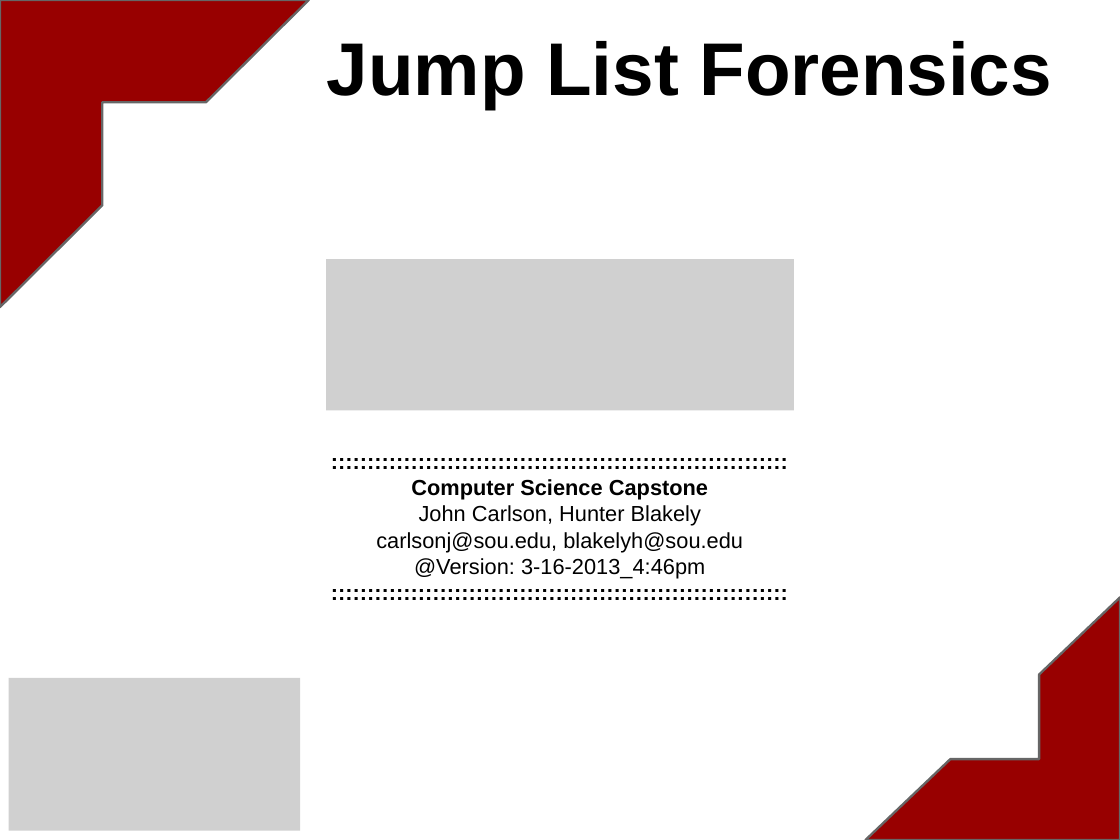
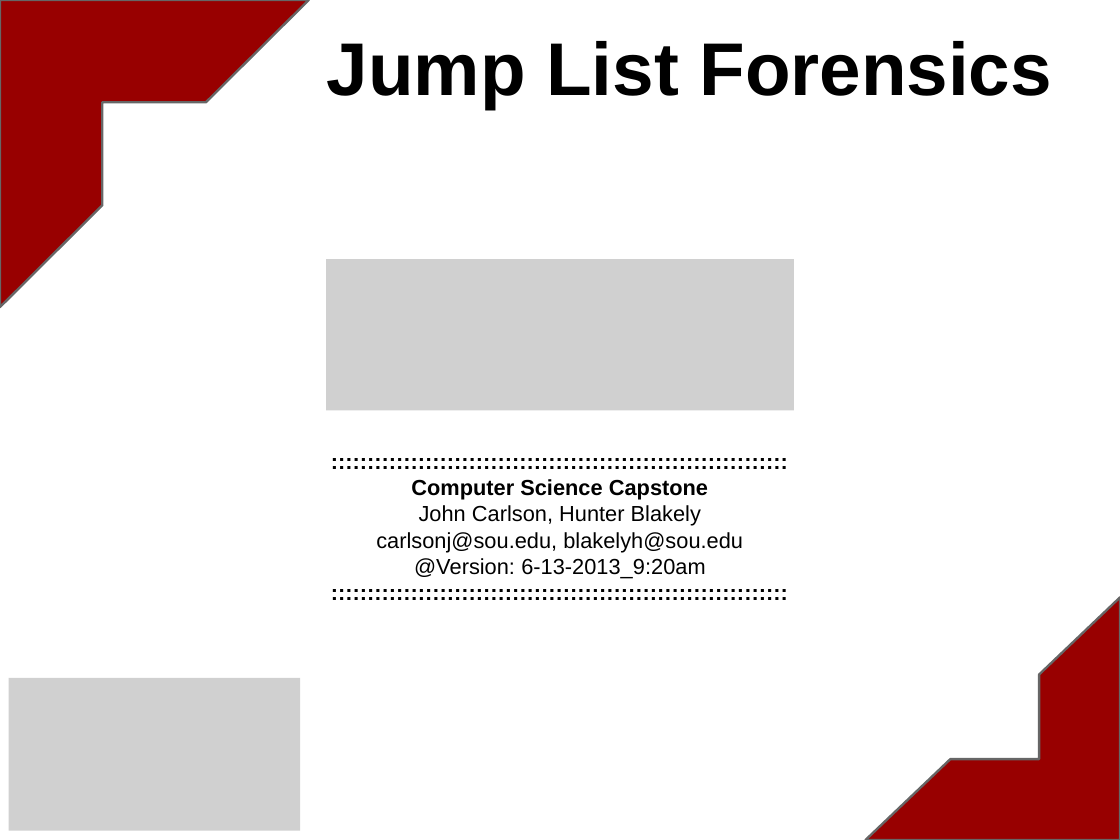
Before and after one commit to blakelyh/Jumplist, a slide deck: slide 1 of doc/project/WindowsJumpLists.pptx. Drawn at 1120x840 pixels with LibreOffice and Linux fonts; fonts in the diff are those of the drawing; grey boxes stand for pictures. Boxes give left, top, right and bottom in pixels: in the first picture for what was removed or moved away, otherwise in the second. Text is boxed around its words. In the diff, an @@ line names an element or a change of style, - is before the commit and + after.

```diff
--- a/doc/project/WindowsJumpLists.pptx
+++ b/doc/project/WindowsJumpLists.pptx
@@ text at [414, 558, 705, 578]: text changed @@
-@Version: 3-16-2013_4:46pm
+@Version: 6-13-2013_9:20am
```
Also in this commit, not shown: 6 other slides changed, 4 slides added, 5 slides removed.
